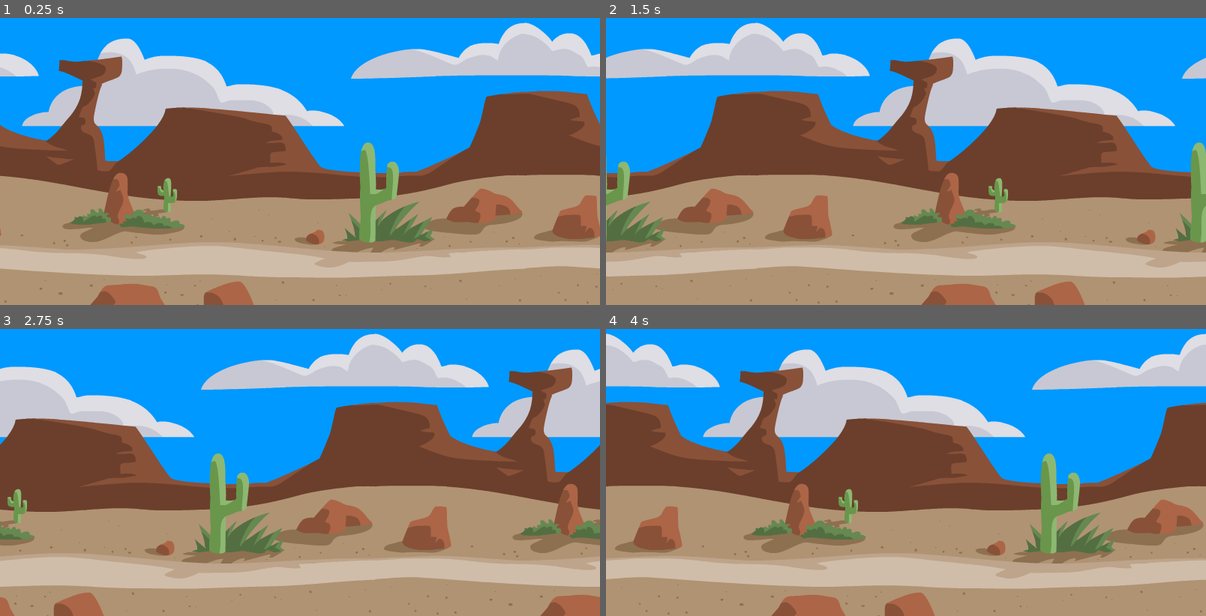
Above: before the commit, frames 1-4 (two rows, left to right).
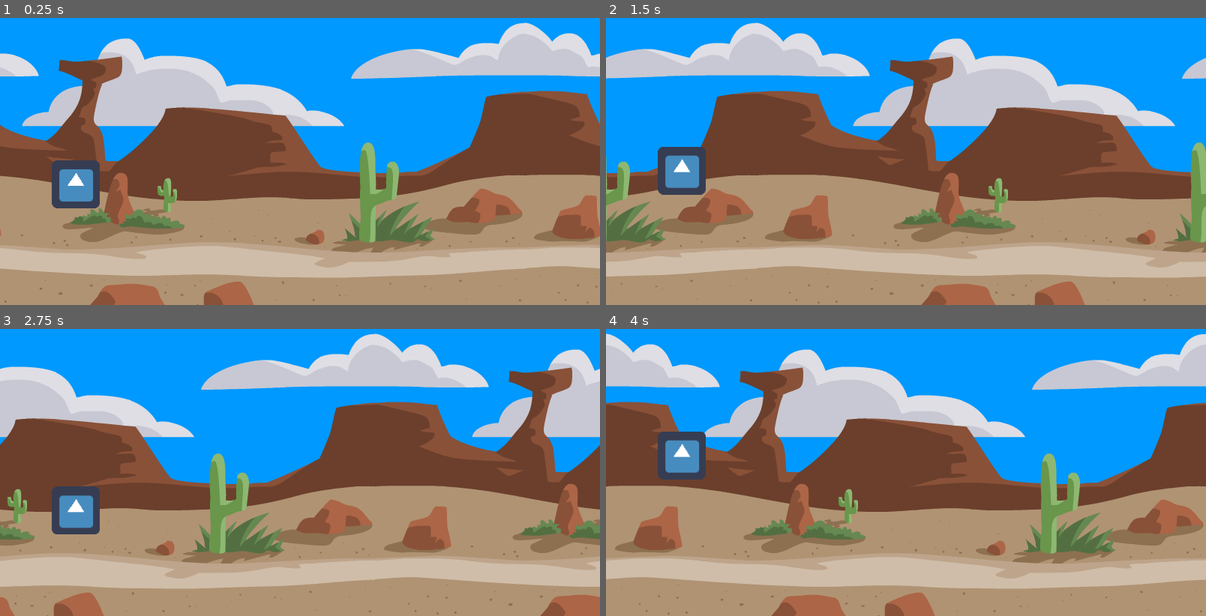
Above: after the commit, the same moments.

Repository: achmaddzaki/dinodron
Game: Godot game, scene res://Dinodron.tscn
Two runs of this game, one before a commit and one after it. Both use one fixed random seed, a clock stepped at 60 frames per second and the inputs below. The engine's default icon, where the game draws it, is replaced by a stand-in: a white triangle on a blue panel in a dark square.
Inputs:
- Up to frame 1 (0.25 s): no input
- Up to frame 2 (1.5 s): hold Up (ui_up) from 0.53 s (still down)
- Up to frame 3 (2.75 s): keep holding Up (ui_up)
- Up to frame 4 (4 s): keep holding Up (ui_up)

The runs differ from the first frame. In frame 1, 1.3% of the frame differs, in the area x 8-17%, y 49-67%; in frame 2, 1.3%; in frame 3, 1.3%, in the area x 8-17%, y 54-72%; in frame 4, 1.3%.

Commit message:
# Add Jumping players

Diff:
--- a/Dinodron.tscn
+++ b/Dinodron.tscn
@@ -1,21 +1,84 @@
-[gd_scene load_steps=3 format=2]
+[gd_scene load_steps=7 format=2]
 
-[ext_resource path="res://world.gd" type="Script" id=1]
-[ext_resource path="res://bg.png" type="Texture" id=2]
+[ext_resource path="res://bgslider.gd" type="Script" id=1]
+[ext_resource path="res://KinematicBody2D.gd" type="Script" id=2]
+[ext_resource path="res://icon.png" type="Texture" id=3]
+[ext_resource path="res://bg.png" type="Texture" id=4]
+
+[sub_resource type="CapsuleShape2D" id=1]
+radius = 32.1974
+height = 2.61838
+
+[sub_resource type="RectangleShape2D" id=2]
+extents = Vector2( 400, 25.14 )
 
 [node name="world" type="Node2D"]
 script = ExtResource( 1 )
 
-[node name="bg0" type="Sprite" parent="."]
-texture = ExtResource( 2 )
+[node name="KinematicBody2D" type="KinematicBody2D" parent="."]
+position = Vector2( 101.117, 178.918 )
+z_index = 1
+script = ExtResource( 2 )
+__meta__ = {
+"_edit_group_": true
+}
+
+[node name="CollisionShape2D" type="CollisionShape2D" parent="KinematicBody2D"]
+z_index = 2
+shape = SubResource( 1 )
+
+[node name="Sprite" type="Sprite" parent="KinematicBody2D"]
+z_index = 1
+texture = ExtResource( 3 )
+
+[node name="background" type="Node" parent="."]
+
+[node name="bg0" type="Sprite" parent="background"]
+editor/display_folded = true
+texture = ExtResource( 4 )
 centered = false
+__meta__ = {
+"_edit_group_": true,
+"_edit_lock_": true
+}
 
-[node name="bg1" type="Sprite" parent="."]
-texture = ExtResource( 2 )
+[node name="StaticBody2D" type="StaticBody2D" parent="background/bg0"]
+position = Vector2( 400, 400 )
+
+[node name="CollisionShape2D" type="CollisionShape2D" parent="background/bg0/StaticBody2D"]
+position = Vector2( 0, -25.27 )
+shape = SubResource( 2 )
+
+[node name="bg1" type="Sprite" parent="background"]
+editor/display_folded = true
+texture = ExtResource( 4 )
 centered = false
 offset = Vector2( 800, 0 )
+__meta__ = {
+"_edit_group_": true,
+"_edit_lock_": true
+}
 
-[node name="bg2" type="Sprite" parent="."]
-texture = ExtResource( 2 )
+[node name="StaticBody2D2" type="StaticBody2D" parent="background/bg1"]
+position = Vector2( 400, 400 )
+
+[node name="CollisionShape2D" type="CollisionShape2D" parent="background/bg1/StaticBody2D2"]
+position = Vector2( 800, -25.27 )
+shape = SubResource( 2 )
+
+[node name="bg2" type="Sprite" parent="background"]
+editor/display_folded = true
+texture = ExtResource( 4 )
 centered = false
 offset = Vector2( 1600, 0 )
+__meta__ = {
+"_edit_group_": true,
+"_edit_lock_": true
+}
+
+[node name="StaticBody2D3" type="StaticBody2D" parent="background/bg2"]
+position = Vector2( 400, 400 )
+
+[node name="CollisionShape2D" type="CollisionShape2D" parent="background/bg2/StaticBody2D3"]
+position = Vector2( 1600, -25.27 )
+shape = SubResource( 2 )
--- /dev/null
+++ b/KinematicBody2D.gd
@@ -0,0 +1,14 @@
+extends KinematicBody2D
+
+const gravity = 30
+const jump_high = 700
+var currentposition = Vector2()
+
+func _physics_process(delta):
+	currentposition.y += gravity
+	if(is_on_floor()):
+		if(Input.is_action_pressed("ui_up")):
+			currentposition.y -= jump_high
+
+	currentposition = move_and_slide(currentposition, Vector2.UP)
+	pass
--- a/world.gd
+++ b/bgslider.gd
@@ -5,7 +5,7 @@
 const speed = 400
 
 func _ready():
-	bgs = get_children();
+	bgs = $background.get_children();
 	pass
 
 func _process(delta):
@@ -13,8 +13,6 @@
 		var vctr = bgs[i].get_position()
 		vctr.x -= delta * speed
 		if(vctr.x < -bg_width + (-bg_width * i)):
-			print(bgs.size() - 1)
 			vctr.x += bg_width * bgs.size()
-			print(vctr.x)
 		bgs[i].set_position(vctr)
 	pass
